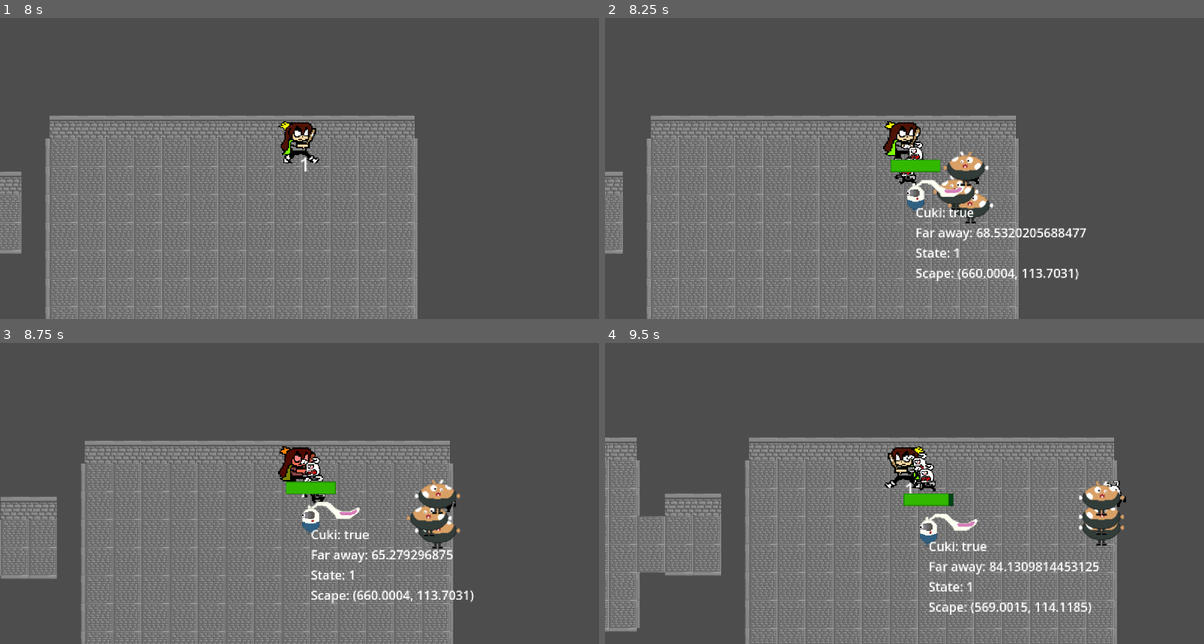
Above: before the commit, frames 1-4 (two rows, left to right).
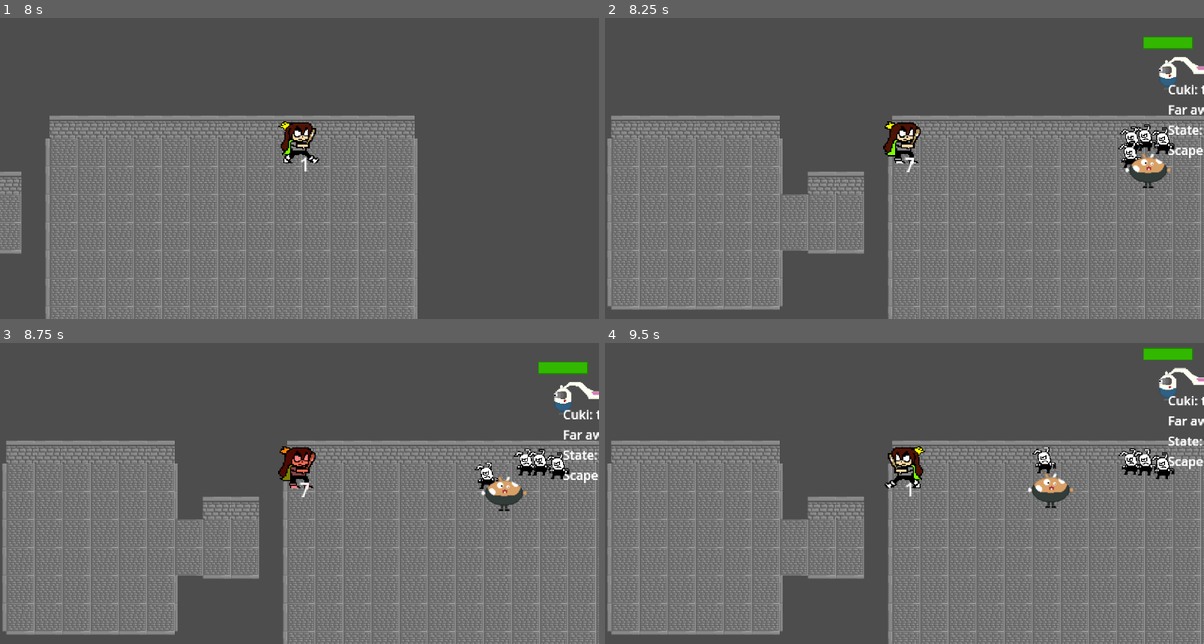
Above: after the commit, the same moments.

Repository: Megameca04/Proyecto_Cuki
Game: Godot game, scene res://Pruebas.tscn
The game is run twice, just before and just after one commit, with the same random seed, the same clock (stepped at 60 frames per second) and the same inputs.
Inputs:
- Up to frame 1 (8 s): tap Enter at 0.5 s; hold Z (Atacar) 0.53-1.28 s; hold Up (ui_up) 0.53-2.03 s; tap X (Dash) every 1.5 s from 1.35 to 7.35 s; hold Z (Atacar) 2.03-2.78 s; hold Left (ui_left) 2.03-3.53 s; hold Down (ui_down) 3.53-4.28 s; hold Z (Atacar) 3.53-4.28 s; hold Right (ui_right) 4.28-5.03 s; hold Up (ui_up) 5.03-5.78 s; hold Z (Atacar) 5.03-5.78 s; hold Right (ui_right) from 5.78 s (still down); hold Z (Atacar) 6.53-7.28 s
- Up to frame 2 (8.25 s): release Right (ui_right) at 8.03 s; hold Down (ui_down) from 8.03 s (still down); hold Z (Atacar) from 8.03 s (still down)
- Up to frame 3 (8.75 s): keep holding Down (ui_down); keep holding Z (Atacar)
- Up to frame 4 (9.5 s): release Down (ui_down) at 8.78 s; release Z (Atacar) at 8.78 s; hold Left (ui_left) from 8.78 s (still down); tap X (Dash) at 8.85 s

Frame 1 is identical in both runs. In frame 2, 40% of the frame differs, in the area x 0-100%, y 6-100%; in frame 3, 37%; in frame 4, 40%.

Commit message:
Totems don't have the enemies fully emparented

Diff:
--- a/Cuki-Clash of the Kuins/Scripts/Totem.gd
+++ b/Cuki-Clash of the Kuins/Scripts/Totem.gd
@@ -45,12 +45,12 @@
 				enemy = chooty.instantiate()
 			if (easyEnemiesDictionary[randomEnemyIndex] == "Explosive_Eater"):
 				enemy = explosive_eater.instantiate()
-			var newPosition = Vector2.ZERO
+			var newPosition = self.global_position
 			while newPosition == Vector2.ZERO || newPosition == Cuki.position:
-				newPosition = Vector2(randi() % 50, randi() & 50)
+				newPosition += Vector2(randi() % 50, randi() % 50)
 			enemy.global_position = newPosition
 			enemy.add_to_group("totem_enemies")
-			self.call_deferred("add_child", enemy)
+			self.call_deferred("add_sibling", enemy)
 
 func _process(delta):
 	if activated == true && get_tree().get_nodes_in_group("totem_enemies").size() == 0:
Not shown: 2 places in Cuki-Clash of the Kuins/Entidades/Rabion.tscn that only renumber resources
